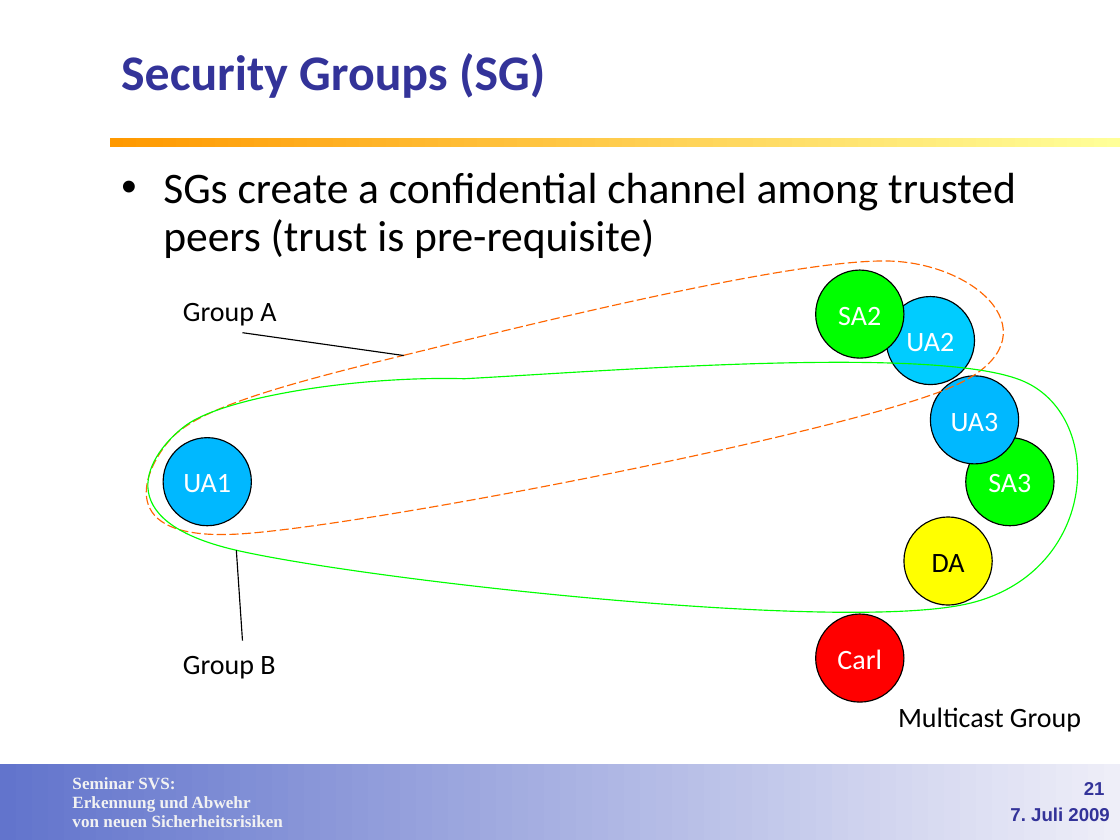
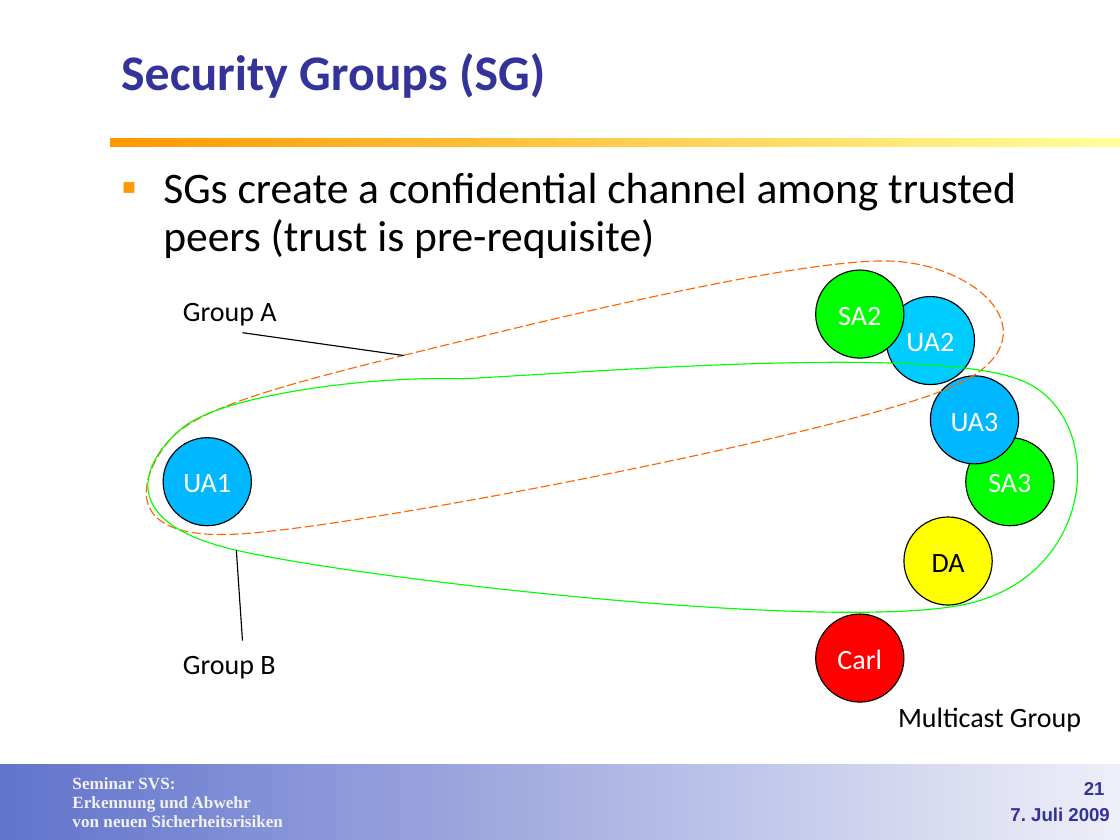
Before and after one commit to lemmy/SecuredSLP, a slide deck: slide 21 of doc/Service Discovery in open networks.ppt. Drawn at 1120x840 pixels with LibreOffice and Linux fonts; fonts in the diff are those of the drawing; background and template pictures are left out. Boxes give left, top, right and bottom in pixels: in the first picture for what was removed or moved away, otherwise in the second. Text is boxed around its words. In the diff, an @@ line names an element or a change of style, - is before the commit and + after.

```diff
--- a/doc/Service Discovery in open networks.ppt
+++ b/doc/Service Discovery in open networks.ppt
@@ text "SGs create a confidential channel ..." at <box>163,172,1016,258</box>: bullet • to ▪; bullet colour #000000 to #FF9900 @@
```
Also in this commit, not shown: 5 other slides changed, 3 slides removed.
